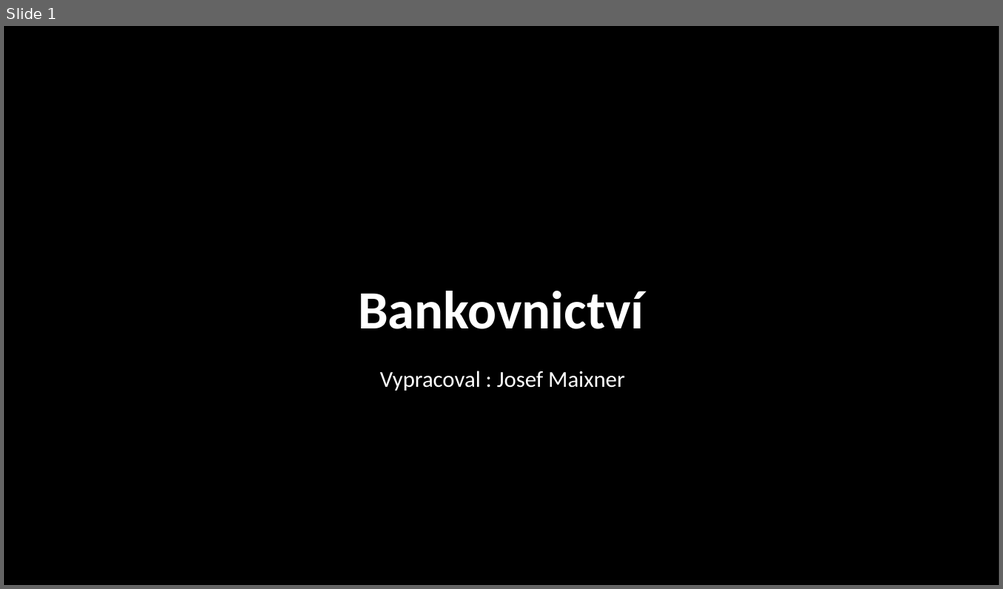
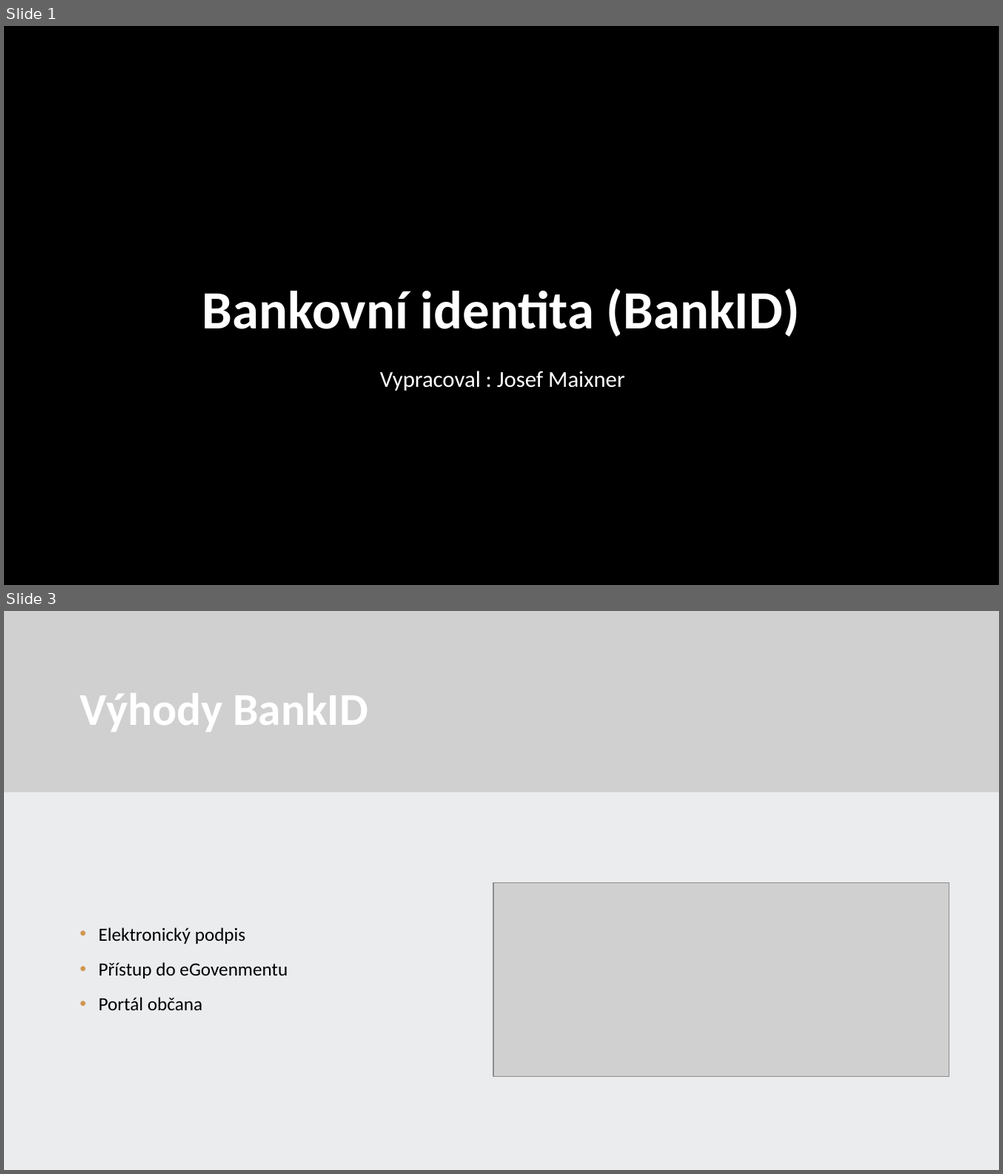
Before and after one commit to 22maixner/prezentace, a slide deck: Maixner.pptx. Shown one above the other, each under a label of ours: slide 1 before the commit, slides 1 and 3 after it; the slides between them are not shown. The pictures are 1003x589 and 1003x1174 pixels, drawn with LibreOffice and Linux fonts; fonts in the diff are those of the drawing; grey boxes stand for pictures; background and template pictures are left out; a plain dark background stands for a picture behind light text. Boxes give left, top, right and bottom in pixels: in the first picture for what was removed or moved away, otherwise in the second. Text is boxed around its words. In the diff, an @@ line names an element or a change of style, - is before the commit and + after.

```diff
--- a/Maixner.pptx
+++ b/Maixner.pptx
@@ slide 3 added at [4, 611, 999, 1170], background #FFFFFF @@
@@ rectangle added at [4, 611, 999, 1170], fill #FFFFFF @@
@@ rectangle added at [4, 611, 999, 1170], fill #E2E5E8 at 70% opacity @@
@@ rectangle added at [4, 611, 999, 792], fill #5B4933 @@
@@ picture added at [4, 611, 999, 792] @@
@@ title added at [79, 693, 368, 732], 44 pt, text #FFFFFF, bold @@
+Výhody BankID
@@ picture added at [493, 883, 949, 1077] @@
@@ text added at [99, 928, 287, 1011], 18 pt, text #000000 @@
+• Elektronický podpis
+• Přístup do eGovenmentu
+• Portál občana
@@ slide 1 changed as well @@
@@ title at [202, 289, 800, 337]: text changed @@
-Bankovnictví
+Bankovní identita (BankID)
```
Also in this commit, not shown: 18 other slides added.
